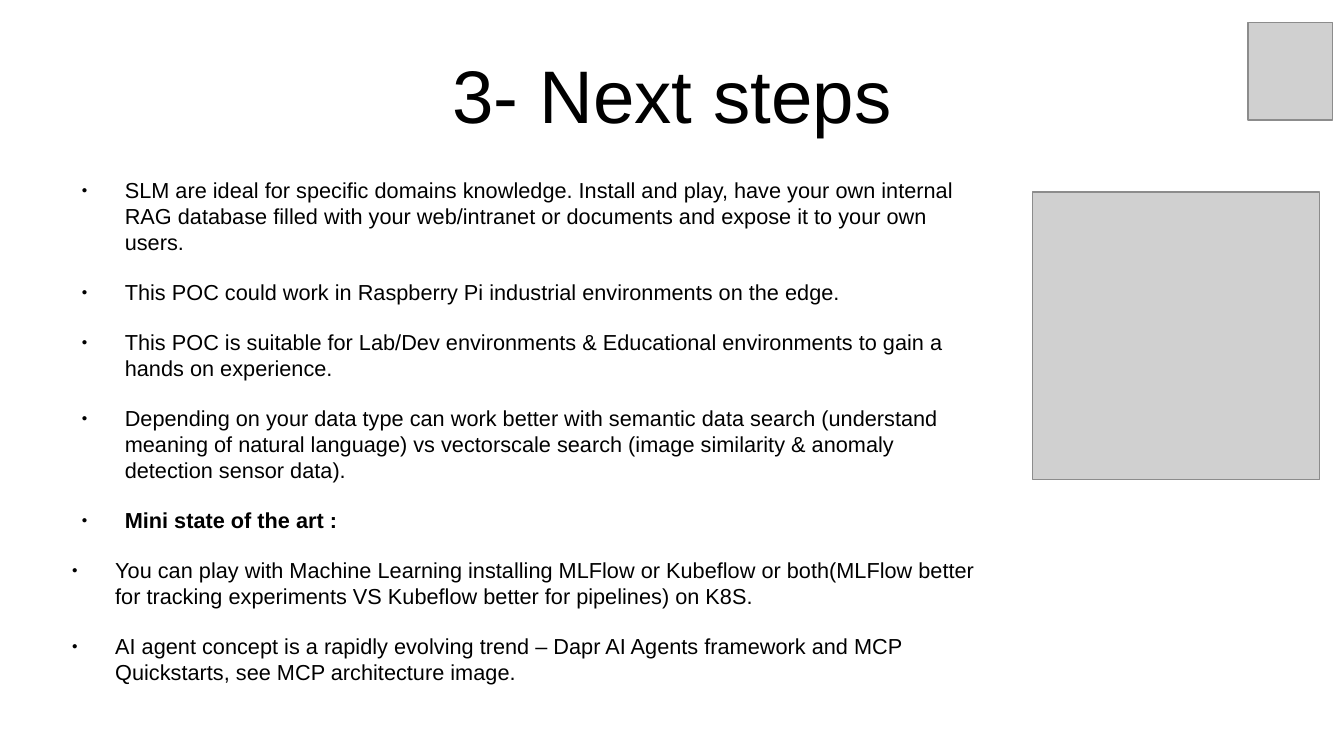
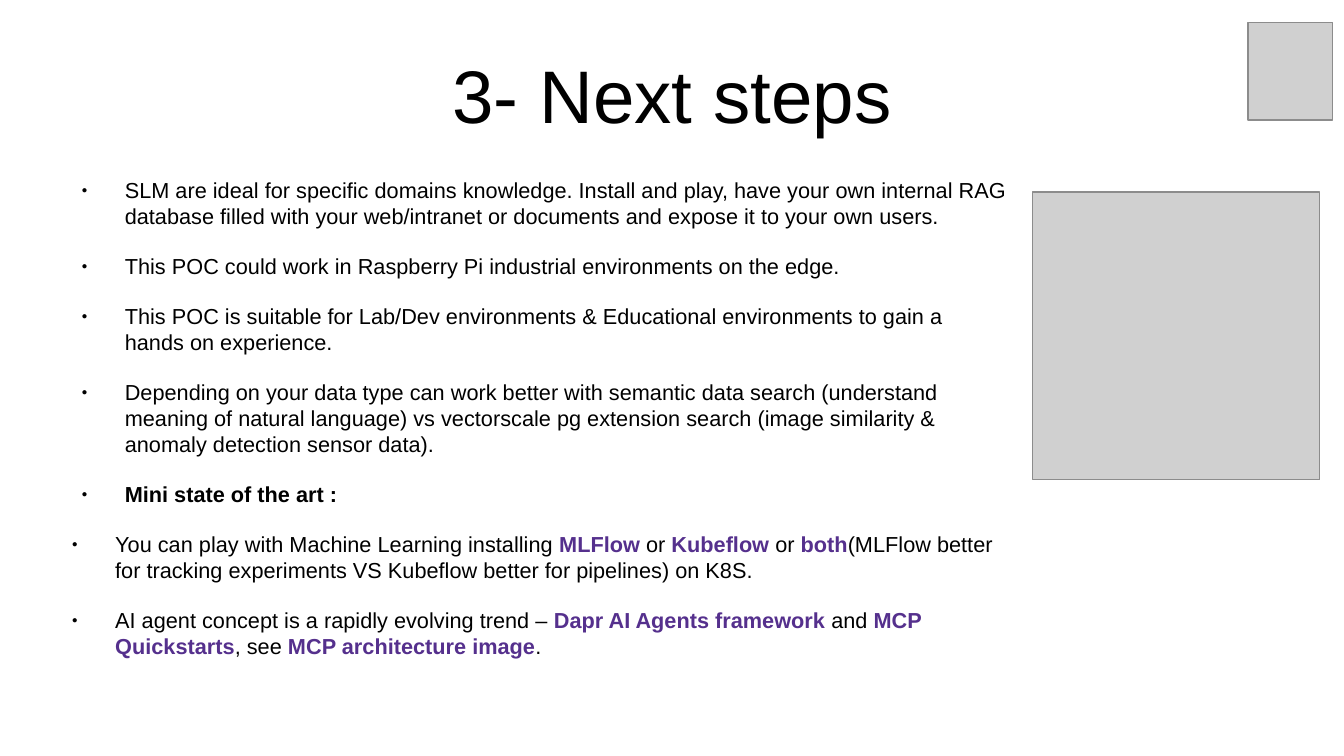
Before and after one commit to inigokintana/homelab-2-prod-ai-golden-path, a slide deck: slide 7 of docs/Presentation-homelab-2-prod-ai-golden-path.odp. Drawn at 1344x756 pixels with LibreOffice and Linux fonts; fonts in the diff are those of the drawing; grey boxes stand for pictures. Boxes give left, top, right and bottom in pixels: in the first picture for what was removed or moved away, otherwise in the second. Text is boxed around its words. In the diff, an @@ line names an element or a change of style, - is before the commit and + after.

```diff
--- a/docs/Presentation-homelab-2-prod-ai-golden-path.odp
+++ b/docs/Presentation-homelab-2-prod-ai-golden-path.odp
@@ text at (125,384,937,457): text changed @@
-● Depending on your data type can work better with semantic data search (understand meaning of natural language) vs vectorscale search (image similarity & anomaly detection sensor data).
+● Depending on your data type can work better with semantic data search (understand meaning of natural language) vs vectorscale pg extension search (image similarity & anomaly detection sensor data).
@@ text at (115,536,993,629): text colour #000000 to #55308D, bold on in "MLFlow Kubeflow both(MLFlow", "Dapr AI Agents framework MCP Quickstarts, MCP ..." @@
```
Also in this commit, not shown: 1 other slide changed, 12 other files.
